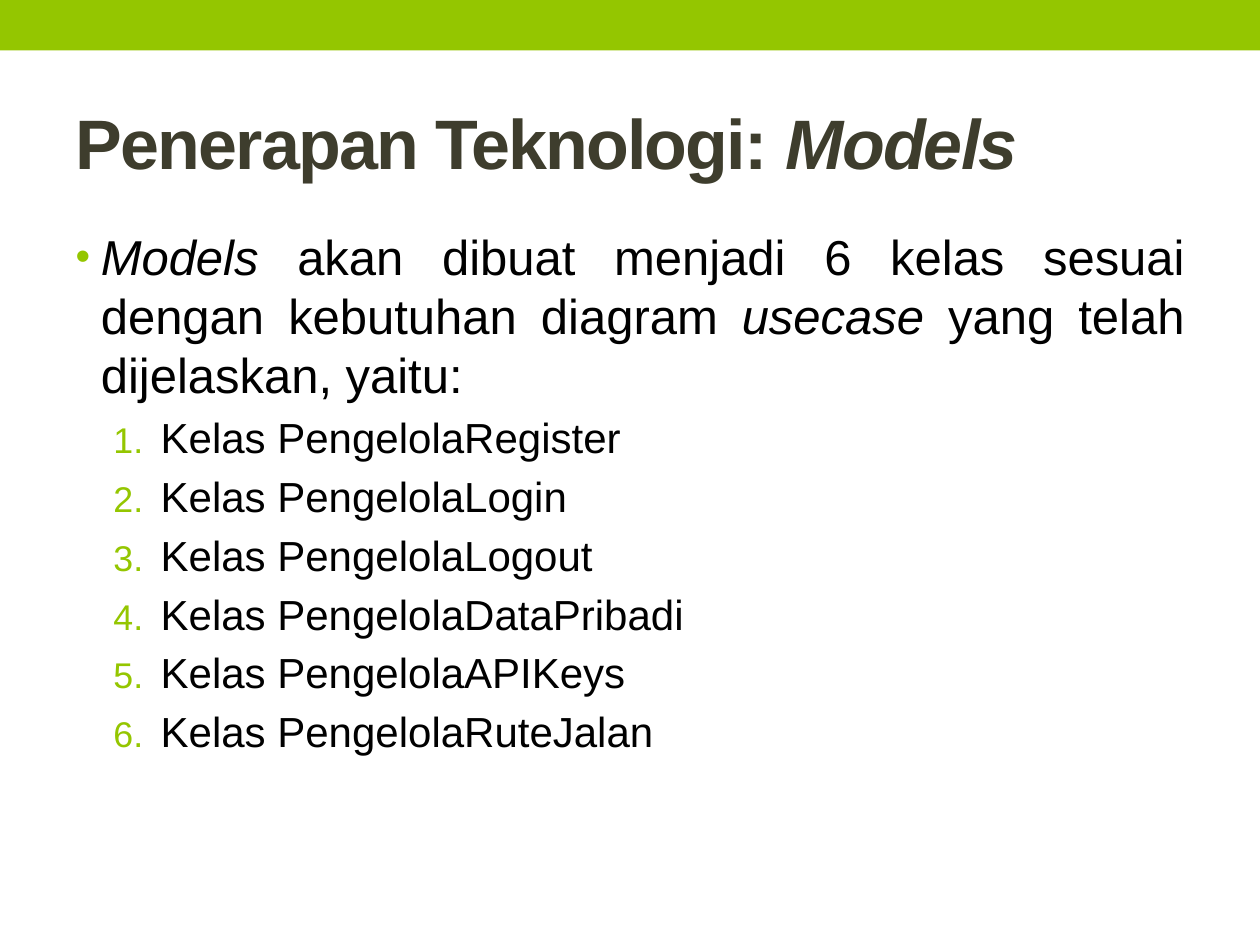
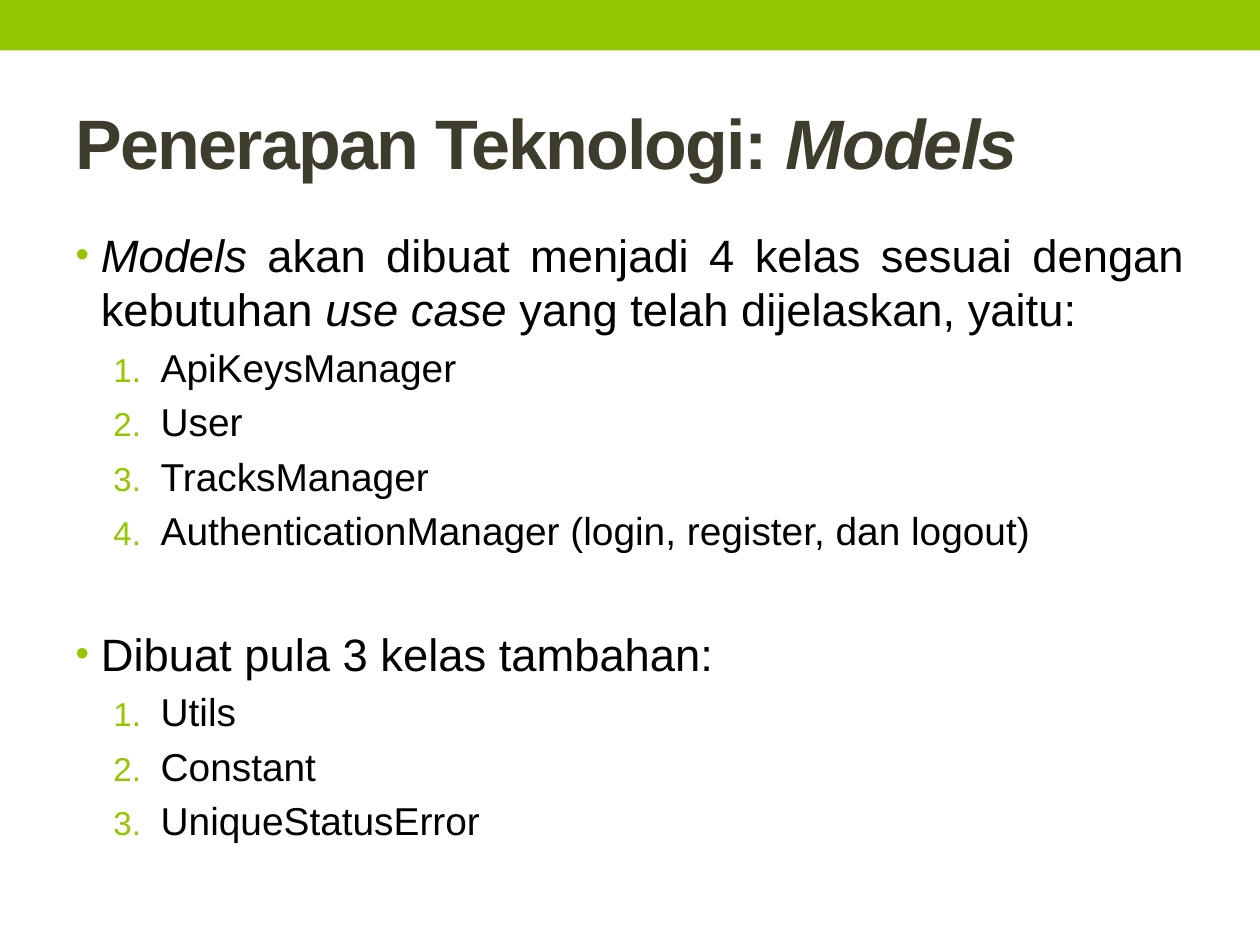
Before and after one commit to TommyAdhityaThe/Skripsi, a slide deck: slide 60 of doc/Presentasi/Review.pptx. Drawn at 1260x945 pixels with LibreOffice and Linux fonts; fonts in the diff are those of the drawing. Boxes give left, top, right and bottom in pixels: in the first picture for what was removed or moved away, otherwise in the second. Text is boxed around its words. In the diff, an @@ line names an element or a change of style, - is before the commit and + after.

```diff
--- a/doc/Presentasi/Review.pptx
+++ b/doc/Presentasi/Review.pptx
@@ text at bbox=[101, 239, 1183, 843]: text changed; size 24 to 25.9 pt @@
-• Models akan dibuat menjadi 6 kelas sesuai dengan kebutuhan diagram usecase yang telah dijelaskan, yaitu:
-  1. Kelas PengelolaRegister
-  2. Kelas PengelolaLogin
-  3. Kelas PengelolaLogout
-  4. Kelas PengelolaDataPribadi
-  5. Kelas PengelolaAPIKeys
-  6. Kelas PengelolaRuteJalan
+• Models akan dibuat menjadi 4 kelas sesuai dengan kebutuhan use case yang telah dijelaskan, yaitu:
+  1. ApiKeysManager
+  2. User
+  3. TracksManager
+  4. AuthenticationManager (login, register, dan logout)
+• Dibuat pula 3 kelas tambahan:
+  1. Utils
+  2. Constant
+  3. UniqueStatusError
```
Also in this commit, not shown: 24 other slides changed, 22 slides added, 11 slides removed, 18 other files.
